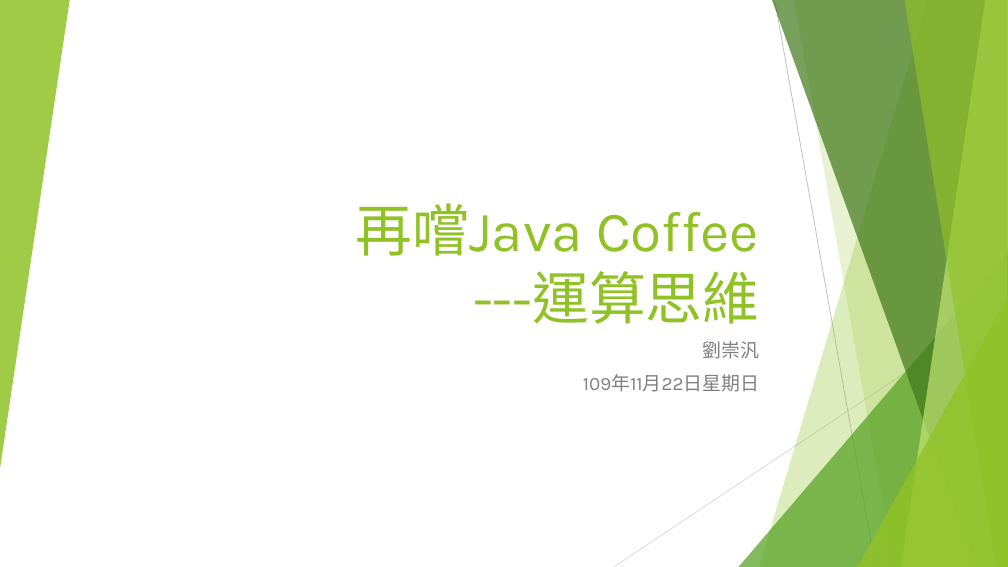
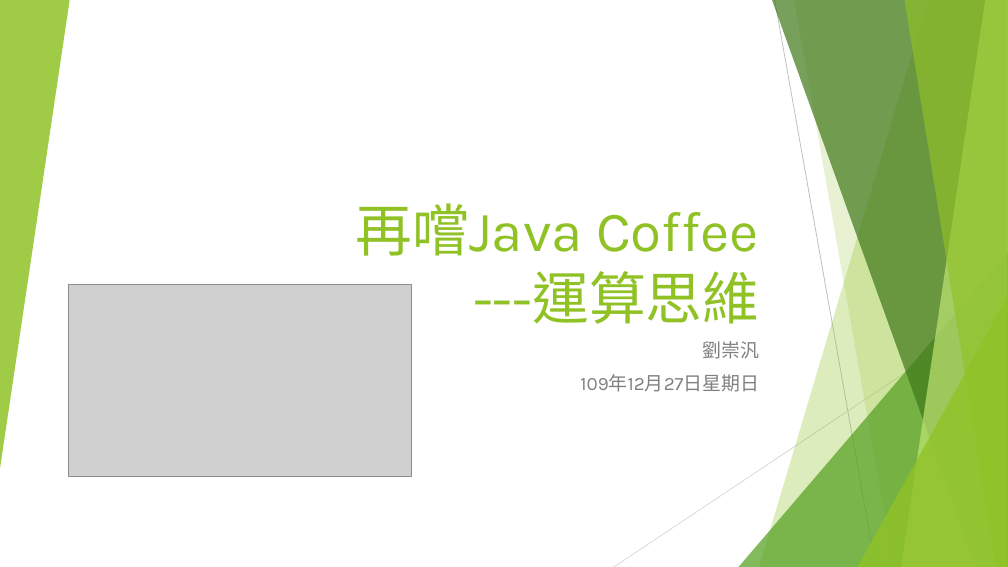
Before and after one commit to liulawsi/My_PPTs, a slide deck: slide 1 of LCC/Java/02再嚐Java Coffee_運算思維.pptx. Drawn at 1008x567 pixels with LibreOffice and Linux fonts; fonts in the diff are those of the drawing; grey boxes stand for pictures. Boxes give left, top, right and bottom in pixels: in the first picture for what was removed or moved away, otherwise in the second. Text is boxed around its words. In the diff, an @@ line names an element or a change of style, - is before the commit and + after.

```diff
--- a/LCC/Java/02再嚐Java Coffee_運算思維.pptx
+++ b/LCC/Java/02再嚐Java Coffee_運算思維.pptx
@@ picture added at box(69, 284, 412, 476) @@
@@ subtitle at box(580, 374, 759, 392): text changed @@
-109年11月22日星期日
+109年12月27日星期日
```
Also in this commit, not shown: 4 other slides changed, 15 other files.
